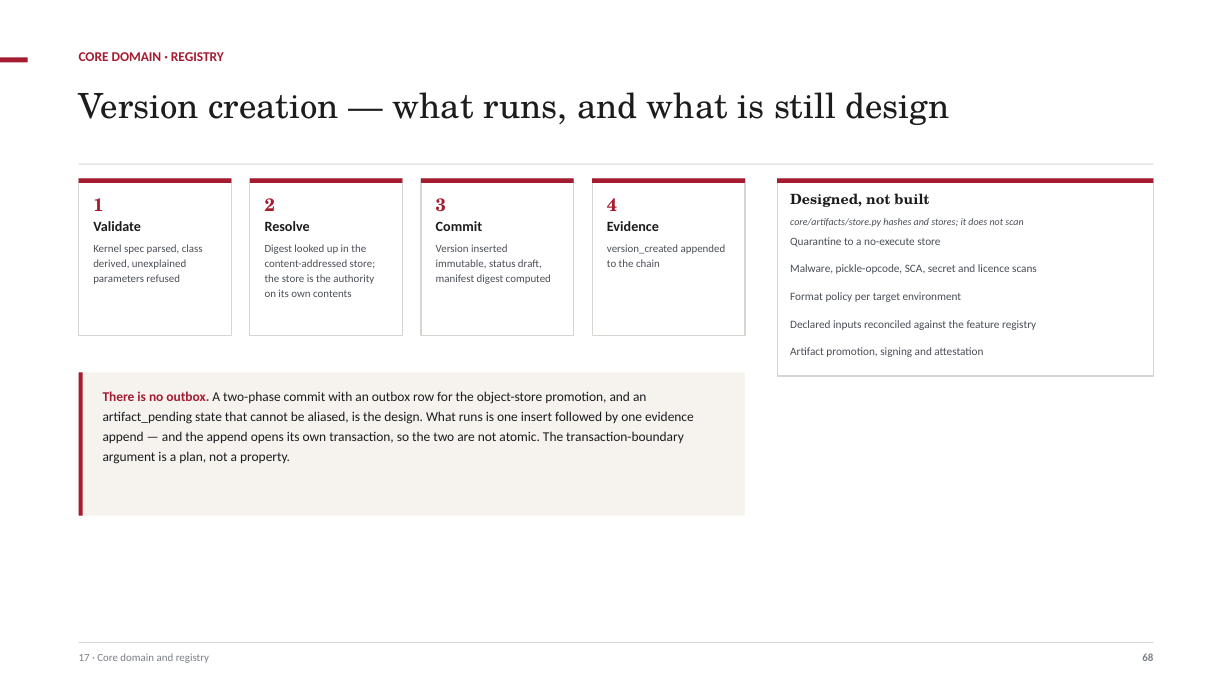
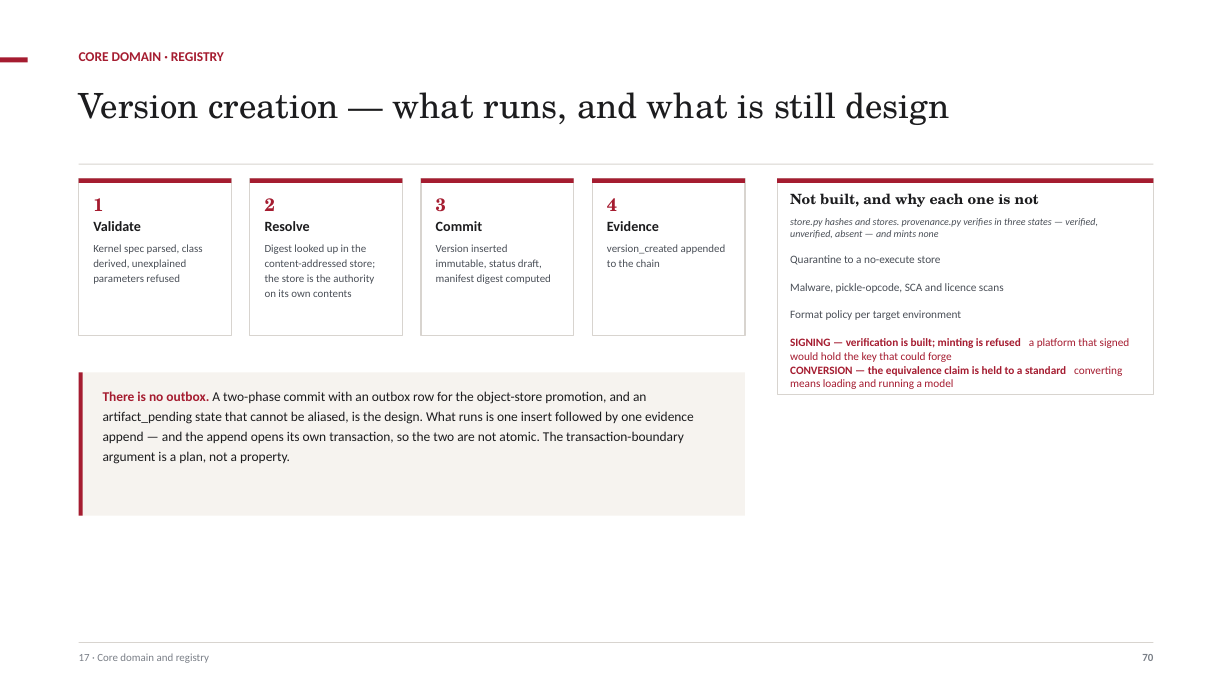
Before and after one commit to ajsinha/maya, a slide deck: slide 71 of docs/MAYA-Model-and-Feature-Management.pptx (slide 69 before the commit). Drawn at 1232x693 pixels with LibreOffice and Linux fonts; fonts in the diff are those of the drawing. Boxes give left, top, right and bottom in pixels: in the first picture for what was removed or moved away, otherwise in the second. Text is boxed around its words. In the diff, an @@ line names an element or a change of style, - is before the commit and + after.

```diff
--- a/docs/MAYA-Model-and-Feature-Management.pptx
+++ b/docs/MAYA-Model-and-Feature-Management.pptx
@@ rectangle: place and size @@
-rectangle at [777, 178, 1153, 376]
+rectangle at [777, 178, 1153, 395]
@@ text at [790, 193, 1039, 207]: text changed @@
-Designed, not built
+Not built, and why each one is not
@@ text at [790, 218, 1098, 238]: text changed @@
-core/artifacts/store.py hashes and stores; it does not scan
+store.py hashes and stores. provenance.py verifies in three states — verified, unverified, absent — and mints none
@@ text "Quarantine to a no-execute store": place and size @@
-text "Quarantine to a no-execute store" at [790, 237, 940, 247]
+text "Quarantine to a no-execute store" at [790, 255, 940, 265]
@@ text at [790, 283, 1004, 293]: text changed @@
-Malware, pickle-opcode, SCA, secret and licence scans
+Malware, pickle-opcode, SCA and licence scans
@@ text "Format policy per target environment": place and size @@
-text "Format policy per target environment" at [790, 292, 962, 302]
+text "Format policy per target environment" at [790, 310, 962, 320]
@@ text at [790, 338, 1130, 362]: text changed; text colour #4A4F57 to #A51C30 @@
-Declared inputs reconciled against the feature registry
+SIGNING — verification is built; minting is refused a platform that signed would hold the key that could forge
@@ text at [790, 366, 1122, 389]: text changed; text colour #4A4F57 to #A51C30; bold on @@
-Artifact promotion, signing and attestation
+CONVERSION — the equivalence claim is held to a standard converting means loading and running a model
@@ text at [1142, 654, 1153, 661]: text changed @@
-68
+70
```
Also in this commit, not shown: 107 other slides changed, 2 slides added, 13 other files.
